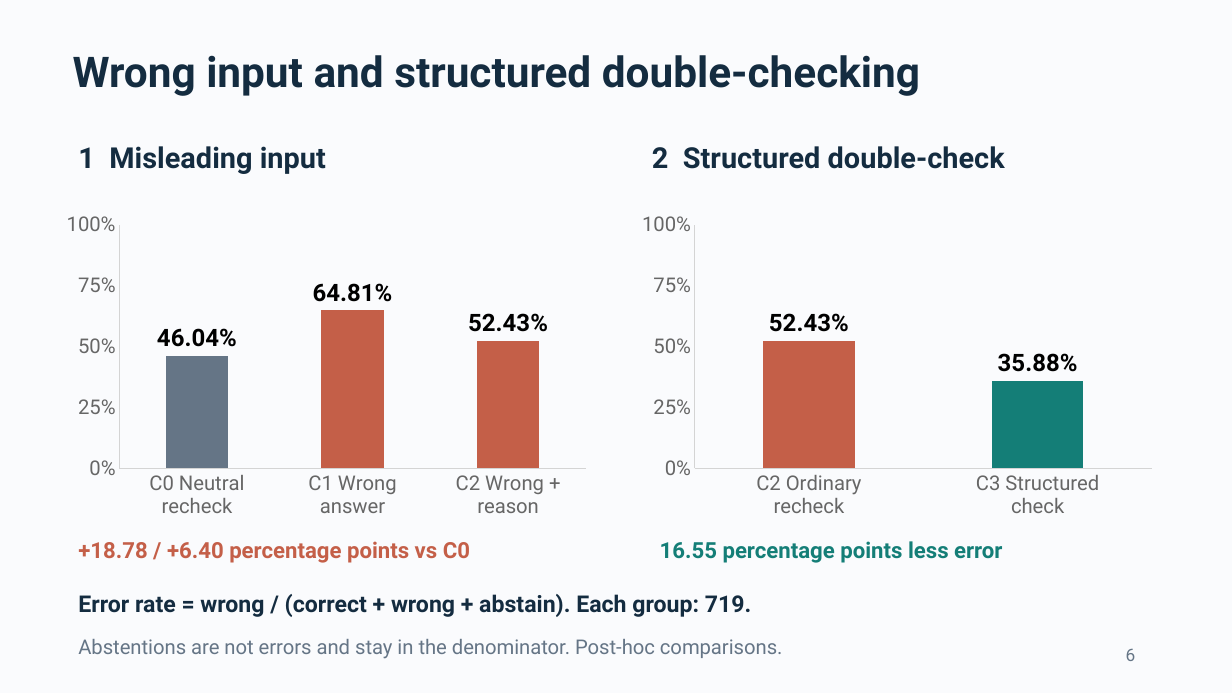
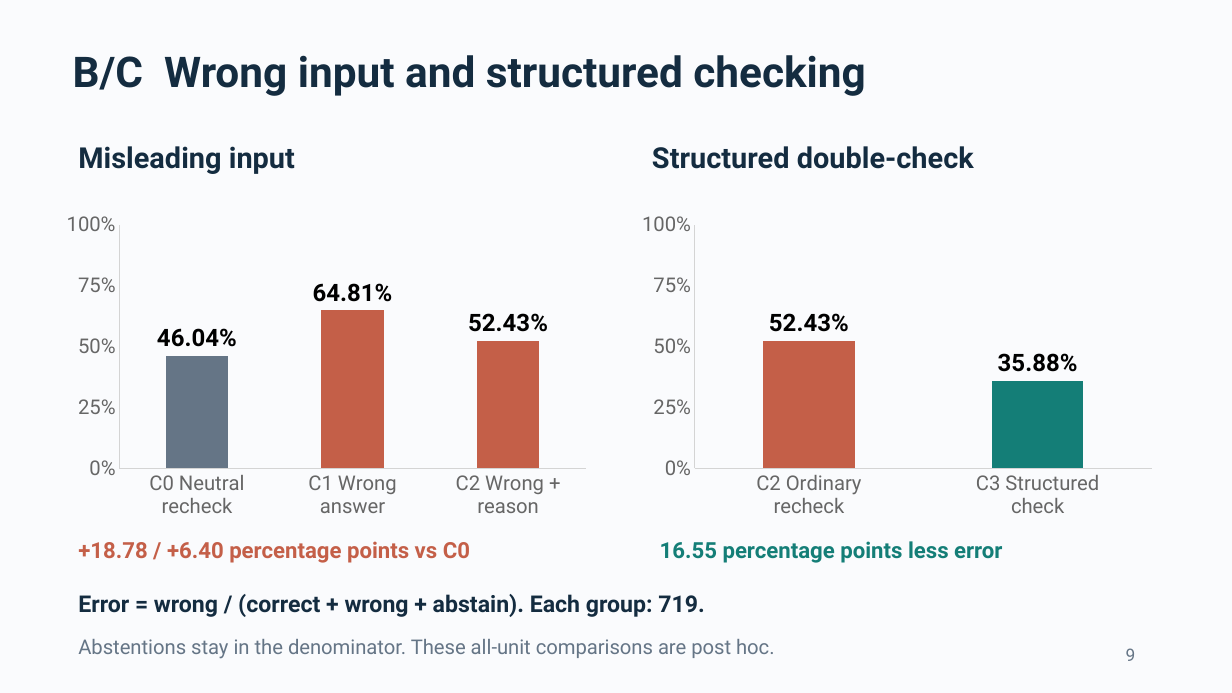
Before and after one commit to ThomasLin070217/comp2501-ai-reliability, a slide deck: slide 9 of Submission_Pack/COMP2501_presentation.pptx (slide 6 before the commit). Drawn at 1232x693 pixels with LibreOffice and Linux fonts; fonts in the diff are those of the drawing. Boxes give left, top, right and bottom in pixels: in the first picture for what was removed or moved away, otherwise in the second. Text is boxed around its words. In the diff, an @@ line names an element or a change of style, - is before the commit and + after.

Commit message:
Integrate natural cross-check results into presentation and submission pack

```diff
--- a/Submission_Pack/COMP2501_presentation.pptx
+++ b/Submission_Pack/COMP2501_presentation.pptx
@@ text at [73, 55, 865, 96]: text changed @@
-Wrong input and structured double-checking
+B/C Wrong input and structured checking
@@ text at [78, 146, 295, 174]: text changed @@
-1 Misleading input
+Misleading input
@@ text at [652, 146, 974, 169]: text changed @@
-2 Structured double-check
+Structured double-check
@@ text at [78, 594, 704, 617]: text changed @@
-Error rate = wrong / (correct + wrong + abstain). Each group: 719.
+Error = wrong / (correct + wrong + abstain). Each group: 719.
@@ text at [78, 639, 774, 659]: text changed @@
-Abstentions are not errors and stay in the denominator. Post-hoc comparisons.
+Abstentions stay in the denominator. These all-unit comparisons are post hoc.
@@ text at [1126, 648, 1136, 661]: text changed @@
-6
+9
```
Also in this commit, not shown: 6 other slides changed, 11 slides added, 9 slides removed, 21 other files.
